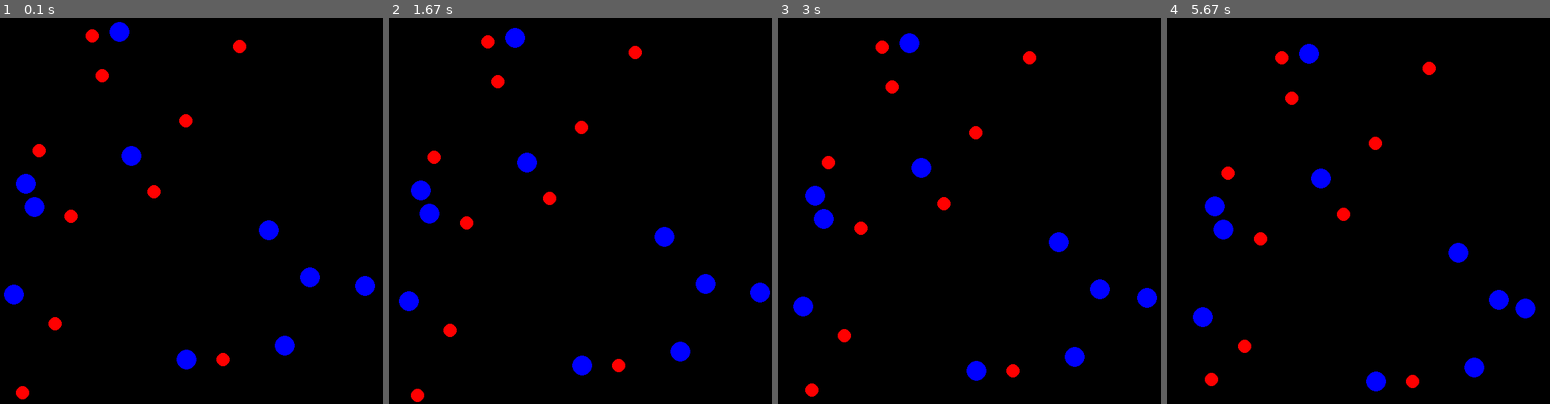
Above: before the commit, frames 1-4 (left to right).
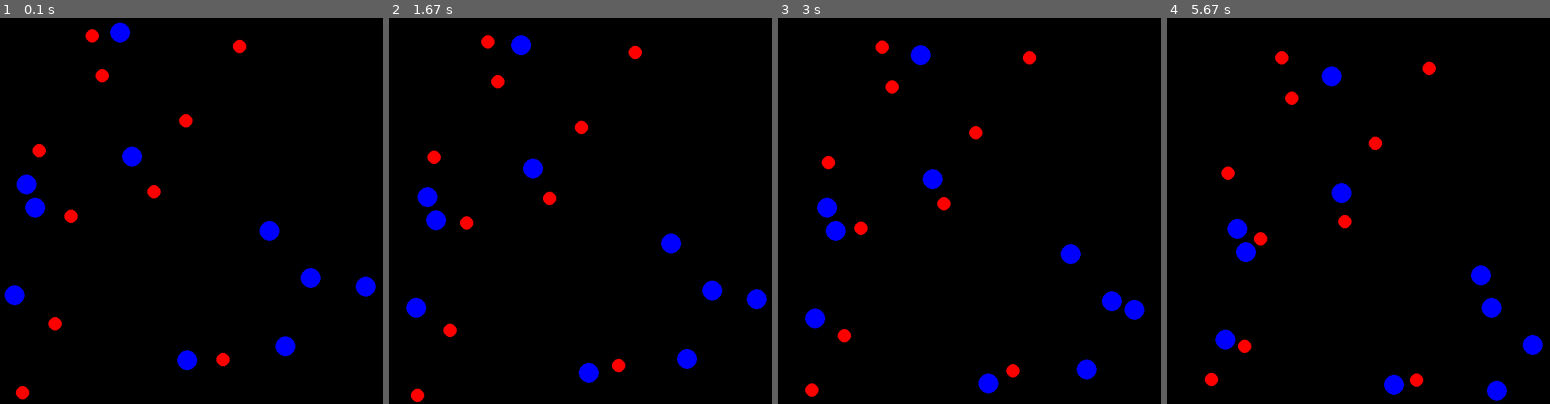
Above: after the commit, the same moments.

Repository: Marihbn/Cinetica_quimica_4_semestre
Game: pygame game, started from simulacao_gases.py
Two runs of this game, one before a commit and one after it. Both use one fixed random seed, a clock stepped at 60 frames per second and the inputs below.
Inputs:
- Up to frame 1 (0.1 s): no input
- Up to frame 2 (1.67 s): no input
- Up to frame 3 (3 s): no input
- Up to frame 4 (5.67 s): no input

The runs differ from the first frame. In frame 1, 0.2% of the frame differs, in the area x 1-99%, y 1-92%; in frame 2, 2.3%; in frame 3, 3.7%; in frame 4, 4.1%, in the area x 6-99%, y 6-100%.

Commit message:
colisão linda

Diff:
--- a/simulacao_gases.py
+++ b/simulacao_gases.py
@@ -21,7 +21,7 @@
         if np.dot(velocidade_relativa(p1, p2), distancia(p1, p2)) < 0:
             dx = p2.posicao[0] - p1.posicao[0]
             dy = p2.posicao[1] - p1.posicao[1]
-            M = np.array([[d/dx, d/dy], [-d/dy, d/dx]])
+            M = np.array([[dx/d, dy/d], [-dy/d, dx/d]])
             V1_rt = M @ p1.velocidade
             V2_rt = M @ p2.velocidade
             alfa = p1.massa/p2.massa
@@ -76,7 +76,7 @@
 
         for _ in range(self.numero_de_particulas_1):
             raio_1 = self.raio_particula_1  # Escolhe um tamanho da lista
-            particula = Particula(np.random.randint(self.raio_particula_1, self.largura - self.raio_particula_1), np.random.randint(self.raio_particula_1, self.altura - self.raio_particula_1), 5, 5, raio_1, azul)
+            particula = Particula(np.random.randint(self.raio_particula_1, self.largura - self.raio_particula_1), np.random.randint(self.raio_particula_1, self.altura - self.raio_particula_1), 10, 10, raio_1, azul)
             particulas.append(particula)
 
         for _ in range(self.numero_de_particulas_2):
